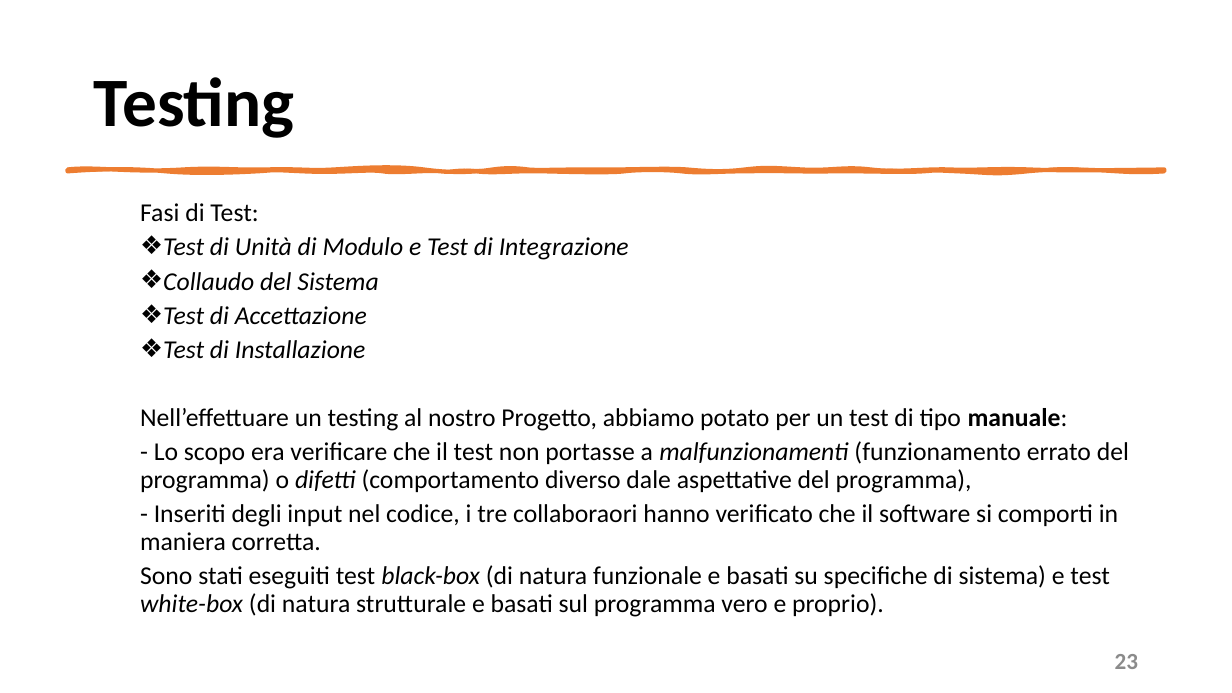
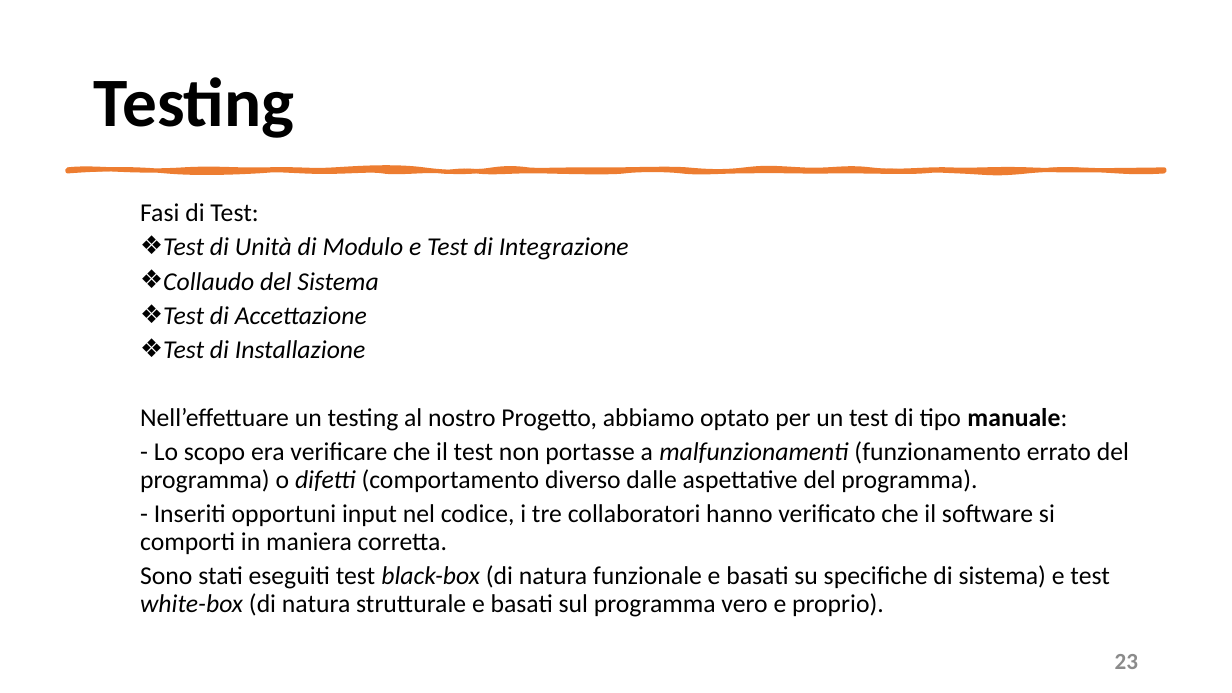
Before and after one commit to mangilimatteo/Progetto_Ingegneria_Software_Cattaneo_Mangili_Saini, a slide deck: slide 23 of Presentazione/Presentazione_Progetto.pptx. Drawn at 1232x693 pixels with LibreOffice and Linux fonts; fonts in the diff are those of the drawing. Boxes give left, top, right and bottom in pixels: in the first picture for what was removed or moved away, otherwise in the second. Text is boxed around its words. In the diff, an @@ line names an element or a change of style, - is before the commit and + after.

Commit message:
Update Presentazione Progetto
Pattern

```diff
--- a/Presentazione/Presentazione_Progetto.pptx
+++ b/Presentazione/Presentazione_Progetto.pptx
@@ text at (x1=140, y1=408, x2=1129, y2=554): text changed @@
-  Nell’effettuare un testing al nostro Progetto, abbiamo potato per un test di tipo manuale:
-  - Lo scopo era verificare che il test non portasse a malfunzionamenti (funzionamento errato del programma) o difetti (comportamento diverso dale aspettative del programma),
-  - Inseriti degli input nel codice, i tre collaboraori hanno verificato che il software si comporti in maniera corretta.
+  Nell’effettuare un testing al nostro Progetto, abbiamo optato per un test di tipo manuale:
+  - Lo scopo era verificare che il test non portasse a malfunzionamenti (funzionamento errato del programma) o difetti (comportamento diverso dalle aspettative del programma).
+  - Inseriti opportuni input nel codice, i tre collaboratori hanno verificato che il software si comporti in maniera corretta.
```
Also in this commit, not shown: 5 other slides changed.
